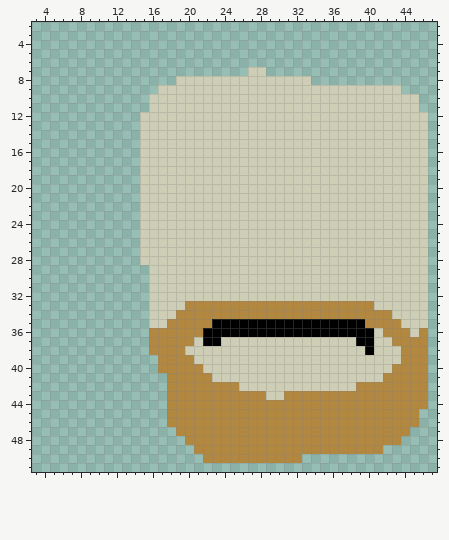
Pixel-art sprite, stored at strike-guy.png. Above is the file before it was changed.
The file is 64x64 pixels. Shown: x 3..47, y 2..51.
The same view after the edit:
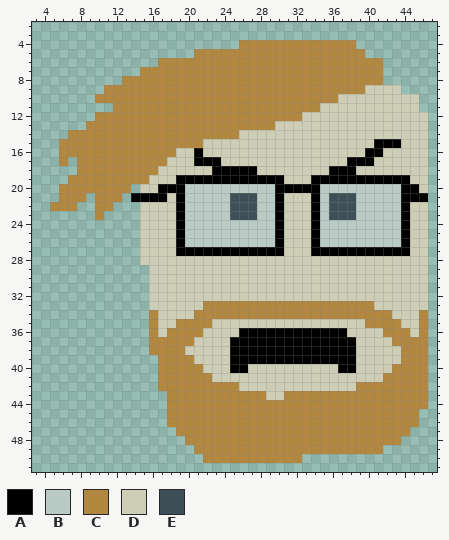
Palette (. is transparent): A #000000  B #bacac5  C #b28740  D #ceceb6  E #3f4f58
Commit: Add hair and glasses.
The exact change:
@@ x 3..47 @@
  3 .............................................
- 4 .............................................
- 5 .............................................
- 6 .............................................
- 7 ........................DD...................
- 8 ................DDDDDDDDDDDDDDD..............
- 9 ..............DDDDDDDDDDDDDDDDDDDDDDDDDDD....
-10 .............DDDDDDDDDDDDDDDDDDDDDDDDDDDDDD..
-11 .............DDDDDDDDDDDDDDDDDDDDDDDDDDDDDD..
-12 ............DDDDDDDDDDDDDDDDDDDDDDDDDDDDDDDD.
-13 ............DDDDDDDDDDDDDDDDDDDDDDDDDDDDDDDD.
-14 ............DDDDDDDDDDDDDDDDDDDDDDDDDDDDDDDD.
-15 ............DDDDDDDDDDDDDDDDDDDDDDDDDDDDDDDD.
-16 ............DDDDDDDDDDDDDDDDDDDDDDDDDDDDDDDD.
-17 ............DDDDDDDDDDDDDDDDDDDDDDDDDDDDDDDD.
-18 ............DDDDDDDDDDDDDDDDDDDDDDDDDDDDDDDD.
-19 ............DDDDDDDDDDDDDDDDDDDDDDDDDDDDDDDD.
-20 ............DDDDDDDDDDDDDDDDDDDDDDDDDDDDDDDD.
-21 ............DDDDDDDDDDDDDDDDDDDDDDDDDDDDDDDD.
-22 ............DDDDDDDDDDDDDDDDDDDDDDDDDDDDDDDD.
-23 ............DDDDDDDDDDDDDDDDDDDDDDDDDDDDDDDD.
-24 ............DDDDDDDDDDDDDDDDDDDDDDDDDDDDDDDD.
-25 ............DDDDDDDDDDDDDDDDDDDDDDDDDDDDDDDD.
-26 ............DDDDDDDDDDDDDDDDDDDDDDDDDDDDDDDD.
-27 ............DDDDDDDDDDDDDDDDDDDDDDDDDDDDDDDD.
+ 4 .......................CCCCCCCCCCCCC.........
+ 5 ..................CCCCCCCCCCCCCCCCCCC........
+ 6 ..............CCCCCCCCCCCCCCCCCCCCCCCCC......
+ 7 ............CCCCCCCCCCCCCCCCCCCCCCCCCCC......
+ 8 ..........CCCCCCCCCCCCCCCCCCCCCCCCCCCCC......
+ 9 ........CCCCCCCCCCCCCCCCCCCCCCCCCCCCCDDDD....
+10 .......CCCCCCCCCCCCCCCCCCCCCCCCCCCDDDDDDDDD..
+11 .........CCCCCCCCCCCCCCCCCCCCCCCDDDDDDDDDDD..
+12 .......CCCCCCCCCCCCCCCCCCCCCCCDDDDDDDDDDDDDD.
+13 ......CCCCCCCCCCCCCCCCCCCCCDDDDDDDDDDDDDDDDD.
+14 ....CCCCCCCCCCCCCCCCCCCDDDDDDDDDDDDDDDDDDDDD.
+15 ...CCCCCCCCCCCCCCCCDDDDDDDDDDDDDDDDDDDAAADDD.
+16 ...CCCCCCCCCCCCCDDADDDDDDDDDDDDDDDDDDAADDDDD.
+17 ...C.CCCCCCCCCCDDDAAADDDDDDDDDDDDDDAAADDDDDD.
+18 .....CCCCCCCCCDDDDDDAAAAADDDDDDDDAAADDDDDDDD.
+19 ....CCCCCCCCCDDDAAAAAAAAAAAADDDAAAAAAAAAAADD.
+20 ...CCCCCCCC.DDAAABBBBBBBBBBAAAAABBBBBBBBBAAD.
+21 ...CCC.CCC.AAAADABBBBBEEEBBADDDABEEEBBBBBAAA.
+22 ..CCC..CC...DDDDABBBBBEEEBBADDDABEEEBBBBBADD.
+23 .......C....DDDDABBBBBEEEBBADDDABEEEBBBBBADD.
+24 ............DDDDABBBBBBBBBBADDDABBBBBBBBBADD.
+25 ............DDDDABBBBBBBBBBADDDABBBBBBBBBADD.
+26 ............DDDDABBBBBBBBBBADDDABBBBBBBBBADD.
+27 ............DDDDAAAAAAAAAAAADDDAAAAAAAAAAADD.
 28 ............DDDDDDDDDDDDDDDDDDDDDDDDDDDDDDDD.
@@ x 3..47 @@
 32 .............DDDDDDDDDDDDDDDDDDDDDDDDDDDDDDD.
-33 .............DDDDCCCCCCCCCCCCCCCCCCCCCDDDDDD.
-34 .............DDDCCCCCCCCCCCCCCCCCCCCCCCCDDDD.
-35 .............DDCCCCCAAAAAAAAAAAAAAAAACCCCDDD.
-36 .............CCCCCCAAAAAAAAAAAAAAAAAAADCCCDC.
-37 .............CCCCCDAADDDDDDDDDDDDDDDAADDCCCC.
-38 .............CCCCDDDDDDDDDDDDDDDDDDDDADDDCCC.
-39 ..............CCCCDDDDDDDDDDDDDDDDDDDDDDDCCC.
-40 ..............CCCCCDDDDDDDDDDDDDDDDDDDDDCCCC.
-41 ...............CCCCCDDDDDDDDDDDDDDDDDDDCCCCC.
-42 ...............CCCCCCCCDDDDDDDDDDDDDCCCCCCCC.
+33 .............DDDDDDCCCCCCCCCCCCCCCCCCCDDDDDD.
+34 .............CDDDDCCCCCCCCCCCCCCCCCCCCCCDDDC.
+35 .............CDDCCCCDDDDDDDDDDDDDDDDDCCCCDDC.
+36 .............CDCCCCDDDDAAAAAAAAAAAADDDDCCCDC.
+37 .............CCCCCDDDDAAAAAAAAAAAAAADDDDCCCC.
+38 .............CCCCDDDDDAAAAAAAAAAAAAADDDDDCCC.
+39 ..............CCCCDDDDAAAAAAAAAAAAAADDDDDCCC.
+40 ..............CCCCCDDDAADDDDDDDDDDAADDDDCCCC.
+41 ..............CCCCCCDDDDDDDDDDDDDDDDDDDCCCCC.
+42 ..............CCCCCCCCCDDDDDDDDDDDDDCCCCCCCC.
 43 ...............CCCCCCCCCCCDDCCCCCCCCCCCCCCCC.
Where, in picture pixels (left, top, right, bottom), the same in both pictures:
changed: (50, 40, 428, 256)
changed: (149, 301, 374, 373)
changed: (419, 310, 428, 328)
added: (158, 373, 167, 391)
